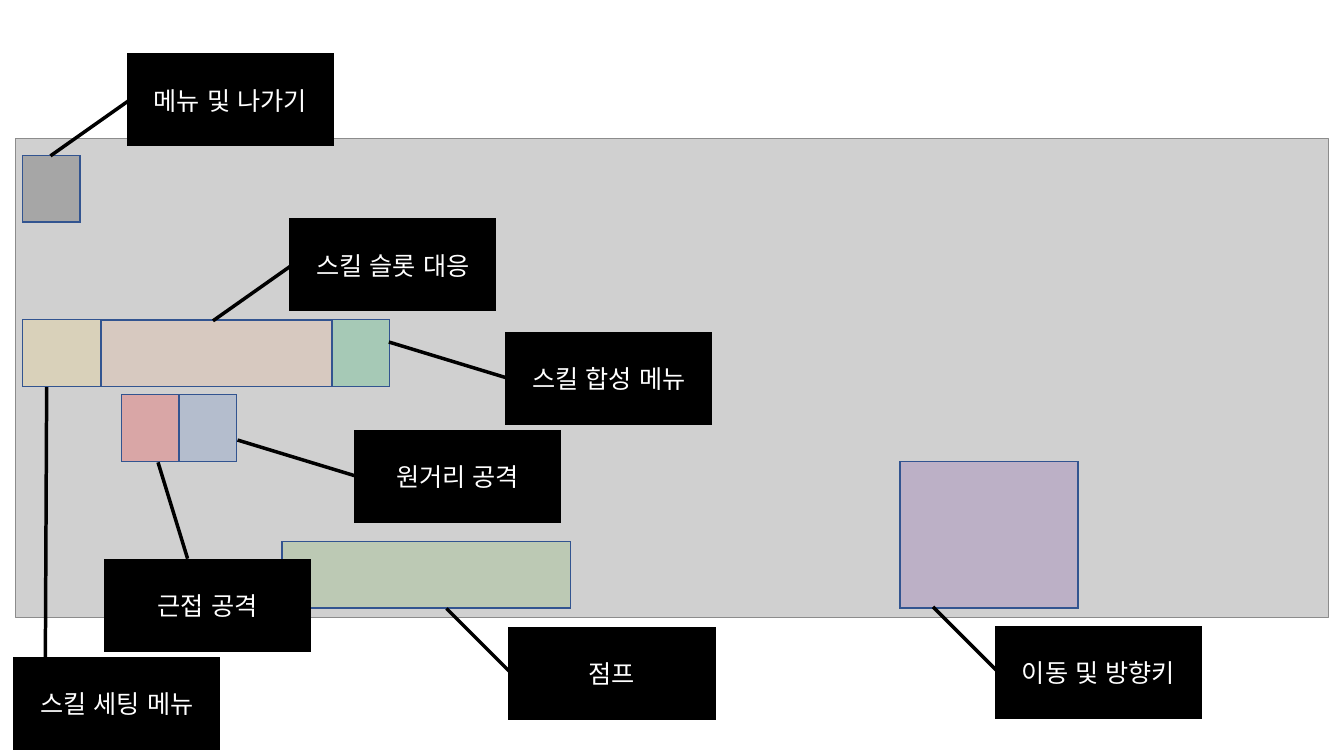
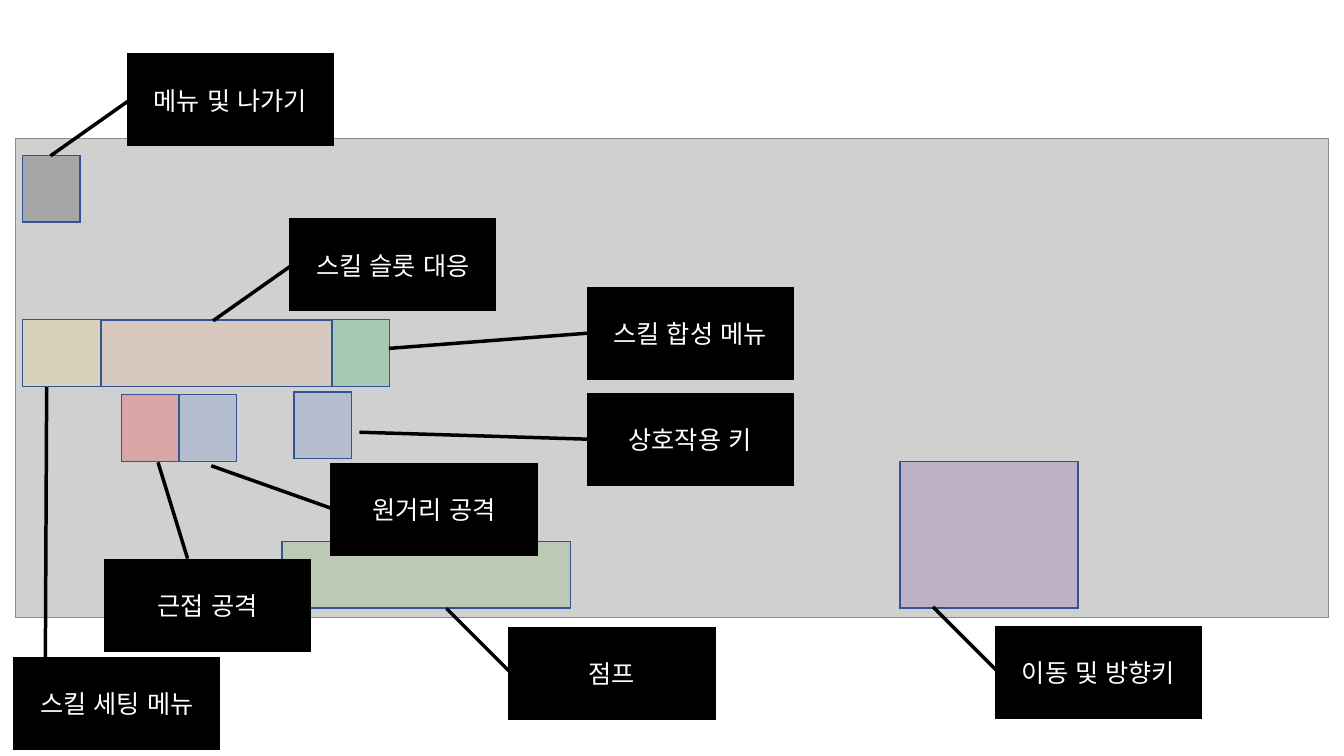
Before and after one commit to WolfPack-1/2D-Side-View-Roguelike, a slide deck: slide 1 of DesignDocs/Design/기획 문서/조작법.pptx. Drawn at 1344x756 pixels with LibreOffice and Linux fonts; fonts in the diff are those of the drawing; grey boxes stand for pictures. Boxes give left, top, right and bottom in pixels: in the first picture for what was removed or moved away, otherwise in the second. Text is boxed around its words. In the diff, an @@ line names an element or a change of style, - is before the commit and + after.

```diff
--- a/DesignDocs/Design/기획 문서/조작법.pptx
+++ b/DesignDocs/Design/기획 문서/조작법.pptx
@@ border callout "스킬 합성 메뉴" at <box>589,288,792,378</box>: proportions changed @@
@@ border callout "스킬 합성 메뉴": place and size @@
-border callout "스킬 합성 메뉴" at <box>507,334,711,423</box>
+border callout "스킬 합성 메뉴" at <box>589,288,792,378</box>
@@ rectangle added at <box>294,392,352,459</box>, fill #4472C4 at 20% opacity, outline #325491 1 pt @@
@@ border callout added at <box>589,395,792,485</box>, fill #000000, outline #000000 2.5 pt, 18 pt, text #FFFFFF @@
+상호작용 키
@@ border callout "원거리 공격": place and size @@
-border callout "원거리 공격" at <box>356,432,560,521</box>
+border callout "원거리 공격" at <box>333,465,536,555</box>
@@ border callout "원거리 공격" at <box>333,465,536,555</box>: proportions changed @@
```
Also in this commit, not shown: 1 other slide changed, 6 other files.
